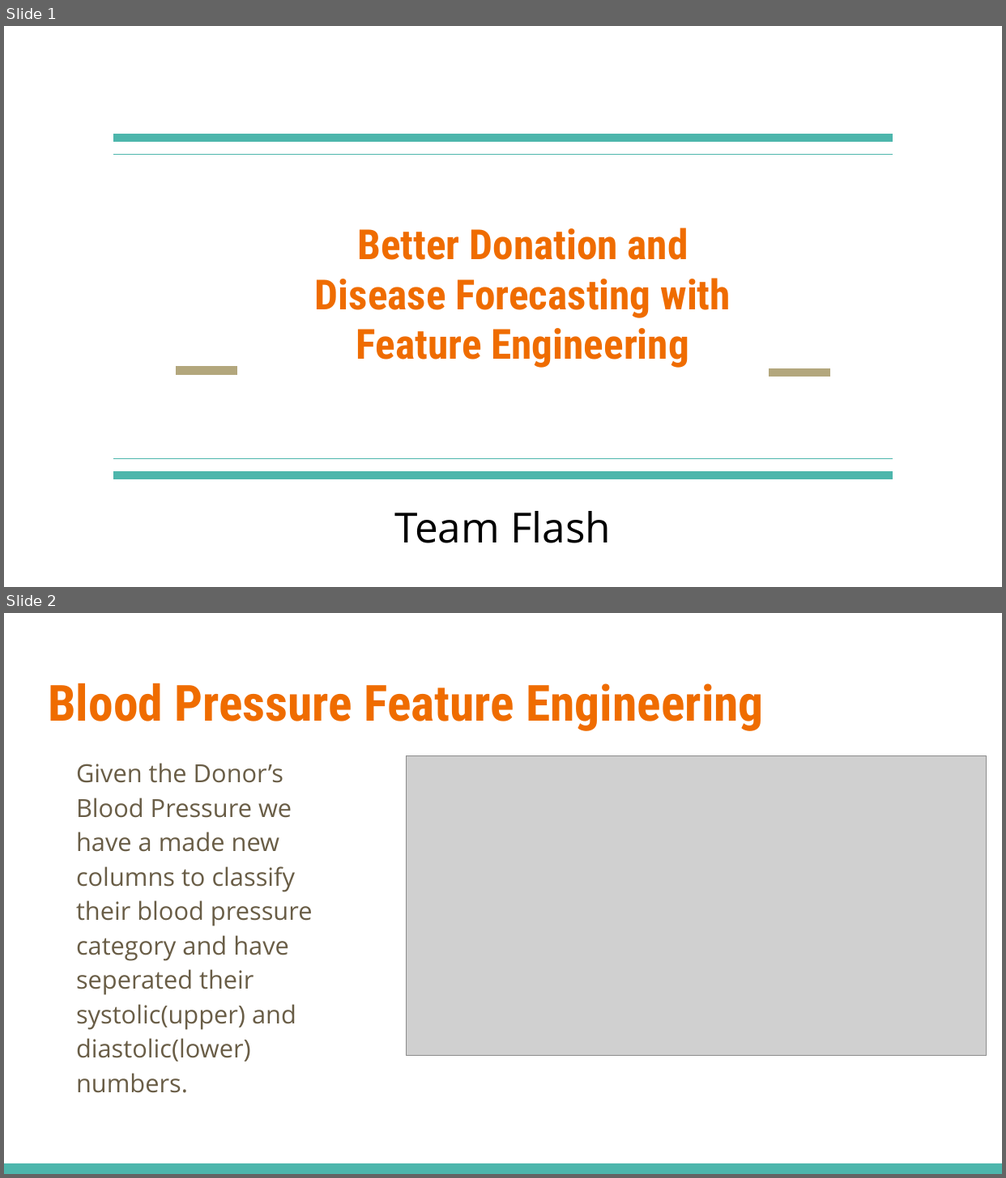
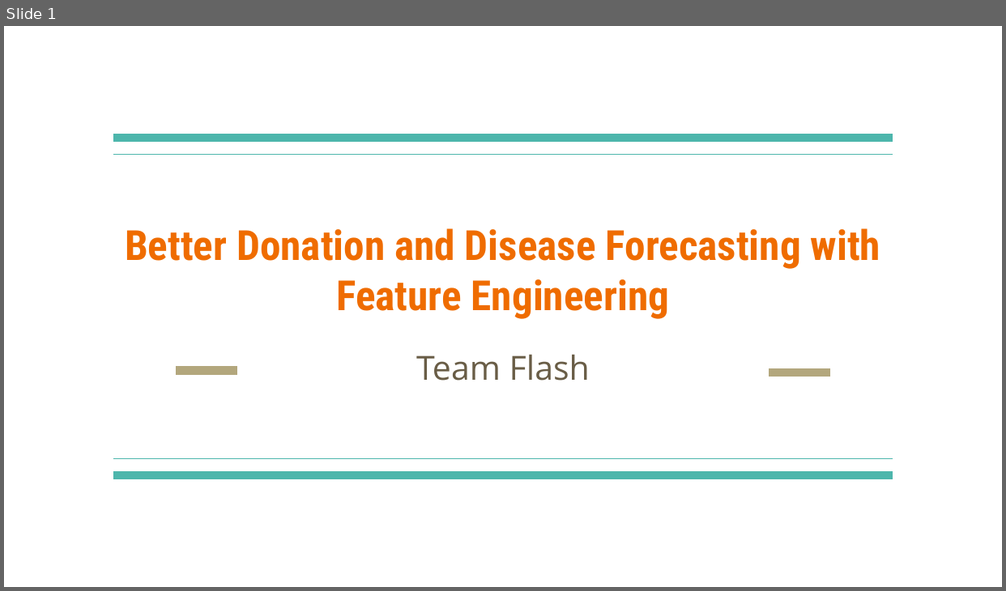
Before and after one commit to aaqibqadeer/Blood-Group-Forecasting, a slide deck: Pitch.pptx. Shown one above the other, each under a label of ours: slides 1 and 2 before the commit, slide 1 after it. The pictures are 1006x1178 and 1006x591 pixels, drawn with LibreOffice and Linux fonts; fonts in the diff are those of the drawing; grey boxes stand for pictures. Boxes give left, top, right and bottom in pixels: in the first picture for what was removed or moved away, otherwise in the second. Text is boxed around its words. In the diff, an @@ line names an element or a change of style, - is before the commit and + after.

```diff
--- a/Pitch.pptx
+++ b/Pitch.pptx
@@ slide 2 removed at <box>4,613,1002,1174</box>, background #FFFFFF @@
@@ title removed at <box>48,683,764,731</box> @@
-Blood Pressure Feature Engineering
@@ picture removed at <box>406,756,986,1056</box> @@
@@ text removed at <box>76,763,313,1093</box> @@
-Given the Donor’s Blood Pressure we have a made new columns to classify their blood pressure category and have seperated their systolic(upper) and diastolic(lower) numbers.
@@ rectangle removed at <box>4,1164,1002,1174</box> @@
@@ slide 1 changed as well @@
@@ title "Better Donation and Disease Forecasting ..." rewrapped from <box>315,228,731,368</box> to <box>125,228,880,319</box> @@
@@ subtitle "Team Flash": place and size @@
-subtitle "Team Flash" at <box>394,511,611,544</box>
+subtitle "Team Flash" at <box>416,354,590,381</box>
@@ subtitle "Team Flash" at <box>416,354,590,381</box>: size 30 to 24 pt, text colour #000000 to #695D46 @@
```
Also in this commit, not shown: 2 slides added, 7 other slides removed.
